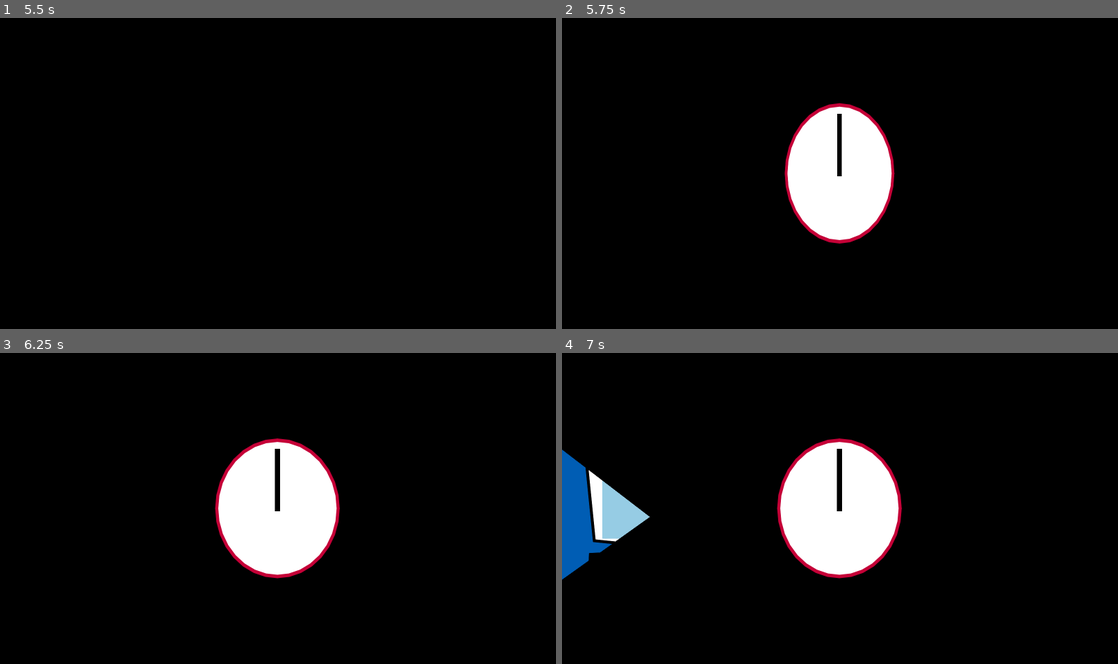
Above: before the commit, frames 1-4 (two rows, left to right).
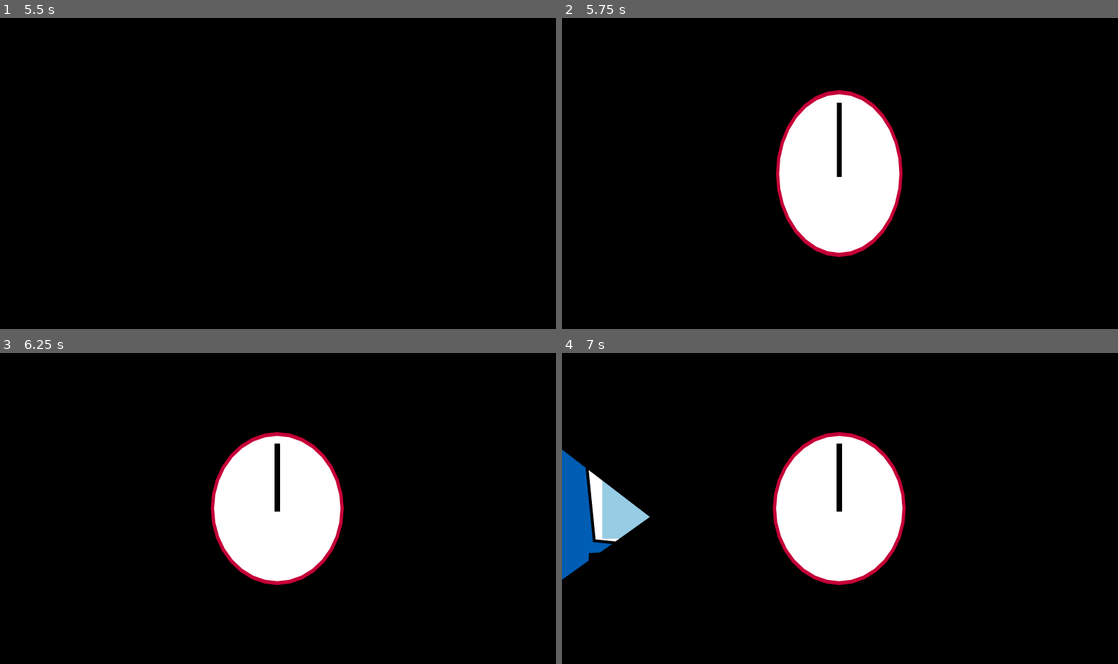
Above: after the commit, the same moments.

Repository: ZeRiz-R/cybersafe
Game: Godot game, scene res://test_dummy.tscn
The game is run twice, just before and just after one commit, with the same random seed, the same clock (stepped at 60 frames per second) and the same inputs.
Inputs:
- Up to frame 1 (5.5 s): click "EMAIL BUTTON" at 0.5 s; click "BACK BUTTON RETURN HOME" at 1.25 s; click "MESSAGES BUTTON" at 2 s; click "BACK BUTTON RETURN HOME" at 2.75 s; click "NEWS" at 3.5 s; click "MINIGAMES" at 4.25 s; click "ADVANCE TIME" at 5 s
- Up to frame 2 (5.75 s): no input
- Up to frame 3 (6.25 s): click "EMAIL BUTTON" at 5.75 s
- Up to frame 4 (7 s): click "testsender@test.co.uk" at 6.5 s

Frame 1 is identical in both runs. In frame 2, 3.4% of the frame differs, in the area x 38-62%, y 22-78%; in frame 3, 2.3%; in frame 4, 2.3%.

Commit message:
Added an alert system showing unread: - Messages - Emails
System stores a counter in the Stores global for each
When a decision is completed, the counter is reduced
Alerts are shown on the dashboard buttons when the counter is greater than 0
* Need to add a message queuing system *

Diff:
--- a/cybersafe-2/Scenes/dashboard.gd
+++ b/cybersafe-2/Scenes/dashboard.gd
@@ -14,12 +14,26 @@
 		index += 1
 
 	set_date()
+	ready_alerts()
 
 @onready var week_label: Label = $MarginContainer3/HBoxContainer/MarginContainer/VBoxContainer/PanelContainer/WeekLabel
 @onready var day_label: Label = $MarginContainer3/HBoxContainer/MarginContainer/VBoxContainer/PanelContainer/DayLabel
 func set_date():
 	week_label.text = "WEEK " + str(Calendar.get_date().x)
 	day_label.text = "DAY " + str(Calendar.get_date().y)
+
+@onready var alertEmail: TextureRect = $MarginContainer3/HBoxContainer/MarginContainer/VBoxContainer/HBoxContainer/EmailButton/Alert
+@onready var alertChat: TextureRect = $MarginContainer3/HBoxContainer/MarginContainer/VBoxContainer/HBoxContainer/MessagesButton/Alert
+func ready_alerts():
+	if Stores.unreadEmails > 0:
+		alertEmail.appear()
+	else:
+		alertEmail.disappear()
+
+	if Stores.unreadChats > 0:
+		alertChat.appear()
+	else:
+		alertChat.disappear()
 
 func get_progress_bars(node: Node, arr: Array):
 	var children = node.get_children()
--- a/cybersafe-2/Scenes/dashboard.tscn
+++ b/cybersafe-2/Scenes/dashboard.tscn
@@ -6,6 +6,7 @@
 [ext_resource type="StyleBox" uid="uid://q37ofqwrwb84" path="res://hover_button_style.tres" id="2_ly5nh"]
 [ext_resource type="StyleBox" uid="uid://b4v7tnml20sk0" path="res://base_button_style.tres" id="2_vyiww"]
 [ext_resource type="PackedScene" uid="uid://cike150wbqadn" path="res://meter_bar.tscn" id="6_kql8j"]
+[ext_resource type="PackedScene" uid="uid://davqlofgnkvuh" path="res://alert.tscn" id="6_nw0fu"]
 
 [sub_resource type="LabelSettings" id="LabelSettings_42qyo"]
 font_size = 35
@@ -222,6 +223,19 @@
 text = "EMAIL BUTTON"
 script = ExtResource("1_23vhs")
 
+[node name="Alert" parent="MarginContainer3/HBoxContainer/MarginContainer/VBoxContainer/HBoxContainer/EmailButton" instance=ExtResource("6_nw0fu")]
+top_level = false
+z_index = 1
+layout_mode = 1
+anchors_preset = -1
+anchor_left = 1.0
+anchor_right = 1.0
+offset_left = -88.0
+offset_top = -26.0
+offset_right = 40.0
+offset_bottom = 102.0
+grow_horizontal = 0
+
 [node name="MessagesButton" type="Button" parent="MarginContainer3/HBoxContainer/MarginContainer/VBoxContainer/HBoxContainer"]
 layout_mode = 2
 size_flags_horizontal = 3
@@ -230,6 +244,18 @@
 theme_override_styles/normal = SubResource("StyleBoxFlat_23vhs")
 text = "MESSAGES BUTTON"
 script = ExtResource("1_23vhs")
+
+[node name="Alert" parent="MarginContainer3/HBoxContainer/MarginContainer/VBoxContainer/HBoxContainer/MessagesButton" instance=ExtResource("6_nw0fu")]
+top_level = false
+layout_mode = 1
+anchors_preset = -1
+anchor_left = 1.0
+anchor_right = 1.0
+offset_left = -103.0
+offset_top = -23.0
+offset_right = 25.0
+offset_bottom = 105.0
+grow_horizontal = 0
 
 [node name="HBoxContainer2" type="HBoxContainer" parent="MarginContainer3/HBoxContainer/MarginContainer/VBoxContainer"]
 layout_mode = 2
--- a/cybersafe-2/Scenes/scene_transition.tscn
+++ b/cybersafe-2/Scenes/scene_transition.tscn
@@ -99,60 +99,36 @@
 "values": [-1.5708]
 }
 
-[sub_resource type="Animation" id="Animation_ae14o"]
-resource_name = "dissolve"
-length = 0.5
-tracks/0/type = "value"
-tracks/0/imported = false
-tracks/0/enabled = true
-tracks/0/path = NodePath("ColorRect:material:shader_parameter/progress")
-tracks/0/interp = 1
-tracks/0/loop_wrap = true
-tracks/0/keys = {
-"times": PackedFloat32Array(0, 0.5),
-"transitions": PackedFloat32Array(1, 1),
-"update": 0,
-"values": [0.0, 1.0]
-}
-tracks/1/type = "value"
-tracks/1/imported = false
-tracks/1/enabled = true
-tracks/1/path = NodePath("ColorRect:material:shader_parameter/reverse")
-tracks/1/interp = 1
-tracks/1/loop_wrap = true
-tracks/1/keys = {
-"times": PackedFloat32Array(0),
-"transitions": PackedFloat32Array(1),
-"update": 1,
-"values": [false]
-}
-
-[sub_resource type="Animation" id="Animation_vin40"]
-resource_name = "transition_out"
-length = 0.5
-tracks/0/type = "value"
-tracks/0/imported = false
-tracks/0/enabled = true
-tracks/0/path = NodePath("ColorRect:material:shader_parameter/progress")
-tracks/0/interp = 1
-tracks/0/loop_wrap = true
-tracks/0/keys = {
-"times": PackedFloat32Array(0, 0.5),
-"transitions": PackedFloat32Array(1, 1),
-"update": 0,
-"values": [0.0, 1.0]
-}
-tracks/1/type = "value"
-tracks/1/imported = false
-tracks/1/enabled = true
-tracks/1/path = NodePath("ColorRect:material:shader_parameter/reverse")
-tracks/1/interp = 1
-tracks/1/loop_wrap = true
-tracks/1/keys = {
-"times": PackedFloat32Array(0),
-"transitions": PackedFloat32Array(1),
-"update": 1,
-"values": [true]
+[sub_resource type="Animation" id="Animation_6nemr"]
+resource_name = "clock_ascend"
+length = 0.25
+tracks/0/type = "value"
+tracks/0/imported = false
+tracks/0/enabled = true
+tracks/0/path = NodePath("Clock:scale")
+tracks/0/interp = 2
+tracks/0/loop_wrap = true
+tracks/0/keys = {
+"times": PackedFloat32Array(0, 0.2, 0.25),
+"transitions": PackedFloat32Array(1, 1, 1),
+"update": 0,
+"values": [Vector2(1e-05, 1e-05), Vector2(1.215, 1.49), Vector2(1, 1)]
+}
+
+[sub_resource type="Animation" id="Animation_4k12m"]
+resource_name = "clock_spin"
+length = 0.5
+tracks/0/type = "value"
+tracks/0/imported = false
+tracks/0/enabled = true
+tracks/0/path = NodePath("Clock/ClockHand:rotation")
+tracks/0/interp = 2
+tracks/0/loop_wrap = true
+tracks/0/keys = {
+"times": PackedFloat32Array(0, 0.43, 0.5),
+"transitions": PackedFloat32Array(1, 1, 1),
+"update": 0,
+"values": [-1.5708, 5.06145, 4.71239]
 }
 
 [sub_resource type="Animation" id="Animation_8sxkv"]
@@ -207,36 +183,60 @@
 "times": PackedFloat32Array(0, 0.5)
 }
 
-[sub_resource type="Animation" id="Animation_6nemr"]
-resource_name = "clock_ascend"
-length = 0.25
-tracks/0/type = "value"
-tracks/0/imported = false
-tracks/0/enabled = true
-tracks/0/path = NodePath("Clock:scale")
-tracks/0/interp = 2
-tracks/0/loop_wrap = true
-tracks/0/keys = {
-"times": PackedFloat32Array(0, 0.2, 0.25),
-"transitions": PackedFloat32Array(1, 1, 1),
-"update": 0,
-"values": [Vector2(1e-05, 1e-05), Vector2(1.1, 1.31), Vector2(1, 1)]
-}
-
-[sub_resource type="Animation" id="Animation_4k12m"]
-resource_name = "clock_spin"
-length = 0.5
-tracks/0/type = "value"
-tracks/0/imported = false
-tracks/0/enabled = true
-tracks/0/path = NodePath("Clock/ClockHand:rotation")
-tracks/0/interp = 2
-tracks/0/loop_wrap = true
-tracks/0/keys = {
-"times": PackedFloat32Array(0, 0.43, 0.5),
-"transitions": PackedFloat32Array(1, 1, 1),
-"update": 0,
-"values": [-1.5708, 5.06145, 4.71239]
+[sub_resource type="Animation" id="Animation_ae14o"]
+resource_name = "dissolve"
+length = 0.5
+tracks/0/type = "value"
+tracks/0/imported = false
+tracks/0/enabled = true
+tracks/0/path = NodePath("ColorRect:material:shader_parameter/progress")
+tracks/0/interp = 1
+tracks/0/loop_wrap = true
+tracks/0/keys = {
+"times": PackedFloat32Array(0, 0.5),
+"transitions": PackedFloat32Array(1, 1),
+"update": 0,
+"values": [0.0, 1.0]
+}
+tracks/1/type = "value"
+tracks/1/imported = false
+tracks/1/enabled = true
+tracks/1/path = NodePath("ColorRect:material:shader_parameter/reverse")
+tracks/1/interp = 1
+tracks/1/loop_wrap = true
+tracks/1/keys = {
+"times": PackedFloat32Array(0),
+"transitions": PackedFloat32Array(1),
+"update": 1,
+"values": [false]
+}
+
+[sub_resource type="Animation" id="Animation_vin40"]
+resource_name = "transition_out"
+length = 0.5
+tracks/0/type = "value"
+tracks/0/imported = false
+tracks/0/enabled = true
+tracks/0/path = NodePath("ColorRect:material:shader_parameter/progress")
+tracks/0/interp = 1
+tracks/0/loop_wrap = true
+tracks/0/keys = {
+"times": PackedFloat32Array(0, 0.5),
+"transitions": PackedFloat32Array(1, 1),
+"update": 0,
+"values": [0.0, 1.0]
+}
+tracks/1/type = "value"
+tracks/1/imported = false
+tracks/1/enabled = true
+tracks/1/path = NodePath("ColorRect:material:shader_parameter/reverse")
+tracks/1/interp = 1
+tracks/1/loop_wrap = true
+tracks/1/keys = {
+"times": PackedFloat32Array(0),
+"transitions": PackedFloat32Array(1),
+"update": 1,
+"values": [true]
 }
 
 [sub_resource type="AnimationLibrary" id="AnimationLibrary_yjsvl"]
--- /dev/null
+++ b/cybersafe-2/alert.gd
@@ -0,0 +1,11 @@
+extends TextureRect
+
+@onready var anim_player: AnimationPlayer = $AnimationPlayer
+func appear():
+	visible = true
+	print("showing alert")
+	anim_player.play("appear")
+	anim_player.queue("loop")
+
+func disappear():
+	visible = false
--- /dev/null
+++ b/cybersafe-2/alert.tscn
@@ -0,0 +1,98 @@
+[gd_scene load_steps=7 format=3 uid="uid://davqlofgnkvuh"]
+
+[ext_resource type="Texture2D" uid="uid://degtcu5yvlrrn" path="res://Assets/red_bell_2.png" id="1_727io"]
+[ext_resource type="Script" uid="uid://4o06qjrlus1q" path="res://alert.gd" id="2_rmfhe"]
+
+[sub_resource type="Animation" id="Animation_rmfhe"]
+resource_name = "RESET"
+tracks/0/type = "value"
+tracks/0/imported = false
+tracks/0/enabled = true
+tracks/0/path = NodePath(".:scale")
+tracks/0/interp = 1
+tracks/0/loop_wrap = true
+tracks/0/keys = {
+"times": PackedFloat32Array(0),
+"transitions": PackedFloat32Array(1),
+"update": 0,
+"values": [Vector2(1, 1)]
+}
+tracks/1/type = "value"
+tracks/1/imported = false
+tracks/1/enabled = true
+tracks/1/path = NodePath(".:rotation")
+tracks/1/interp = 1
+tracks/1/loop_wrap = true
+tracks/1/keys = {
+"times": PackedFloat32Array(0),
+"transitions": PackedFloat32Array(1),
+"update": 0,
+"values": [0.0]
+}
+
+[sub_resource type="Animation" id="Animation_vj2oq"]
+resource_name = "appear"
+length = 0.75
+tracks/0/type = "value"
+tracks/0/imported = false
+tracks/0/enabled = true
+tracks/0/path = NodePath(".:scale")
+tracks/0/interp = 2
+tracks/0/loop_wrap = true
+tracks/0/keys = {
+"times": PackedFloat32Array(0.483333, 0.683333, 0.733333),
+"transitions": PackedFloat32Array(1, 1, 1),
+"update": 0,
+"values": [Vector2(1e-05, 1e-05), Vector2(1.1, 1.3), Vector2(1, 1)]
+}
+
+[sub_resource type="Animation" id="Animation_weq86"]
+resource_name = "loop"
+length = 1.5
+loop_mode = 1
+tracks/0/type = "value"
+tracks/0/imported = false
+tracks/0/enabled = true
+tracks/0/path = NodePath(".:rotation")
+tracks/0/interp = 2
+tracks/0/loop_wrap = true
+tracks/0/keys = {
+"times": PackedFloat32Array(0, 0.1, 0.2, 0.3, 0.4, 1.5),
+"transitions": PackedFloat32Array(1, 1, 1, 1, 1, 1e-05),
+"update": 0,
+"values": [0.0, 0.261799, 0.0, -0.261799, 0.0, 0.0]
+}
+tracks/1/type = "value"
+tracks/1/imported = false
+tracks/1/enabled = true
+tracks/1/path = NodePath(".:scale")
+tracks/1/interp = 1
+tracks/1/loop_wrap = true
+tracks/1/keys = {
+"times": PackedFloat32Array(0, 0.2, 0.4),
+"transitions": PackedFloat32Array(1, 1, 1),
+"update": 0,
+"values": [Vector2(1, 1), Vector2(1.05, 1.05), Vector2(1, 1)]
+}
+
+[sub_resource type="AnimationLibrary" id="AnimationLibrary_q2sg5"]
+_data = {
+&"RESET": SubResource("Animation_rmfhe"),
+&"appear": SubResource("Animation_vj2oq"),
+&"loop": SubResource("Animation_weq86")
+}
+
+[node name="Alert" type="TextureRect"]
+top_level = true
+offset_right = 128.0
+offset_bottom = 128.0
+pivot_offset = Vector2(64, 64)
+mouse_filter = 2
+texture = ExtResource("1_727io")
+expand_mode = 1
+script = ExtResource("2_rmfhe")
+
+[node name="AnimationPlayer" type="AnimationPlayer" parent="."]
+libraries = {
+&"": SubResource("AnimationLibrary_q2sg5")
+}
--- a/cybersafe-2/chat_decision.gd
+++ b/cybersafe-2/chat_decision.gd
@@ -7,3 +7,7 @@
 	super._init(_id, _prompt, _choices)
 	chatName = _chatName
 	messages = _messages
+
+func complete_decision():
+	super.complete_decision()
+	Stores.popUnreadChat()
--- a/cybersafe-2/email_decision.gd
+++ b/cybersafe-2/email_decision.gd
@@ -5,3 +5,7 @@
 func _init(_id: String, _prompt: String, _choices: Array[Choice], _email: Email):
 	super._init(_id, _prompt, _choices)
 	email = _email
+
+func complete_decision():
+	super.complete_decision()
+	Stores.popUnreadEmail()
--- a/cybersafe-2/stores.gd
+++ b/cybersafe-2/stores.gd
@@ -1,7 +1,10 @@
 extends Node
 
 var emailStore := []
+var unreadEmails := 0
+
 var chatStore := {}
+var unreadChats := 0
 var chatsInOrder := []
 
 var activeDecision: Decision
@@ -11,6 +14,7 @@
 
 func add_email(emailDecision: EmailDecision):
 	emailStore.append(emailDecision)
+	unreadEmails += 1
 
 func get_all_emails() -> Array:
 	return emailStore
@@ -30,7 +34,8 @@
 	var chatName = chatDecision.chatName
 	for message in chatDecision.messages:
 		add_message(chatName, message)
-	Stores.chatStore[chatName].currentDecision = chatDecision
+	chatStore[chatName].currentDecision = chatDecision
+	unreadChats += 1
 
 func add_chat(chat: Chat):
 	chatStore[chat.chatName] = chat
@@ -43,3 +48,9 @@
 
 func set_active_decision(decision: Decision):
 	activeDecision = decision
+
+func popUnreadEmail():
+	unreadEmails = min(unreadEmails - 1, 0)
+
+func popUnreadChat():
+	unreadChats = min(unreadChats - 1, 0)
Binary file added: cybersafe-2/Assets/red_bell.png
Not shown, added: cybersafe-2/Assets/red_bell.png.import
Binary file added: cybersafe-2/Assets/red_bell_2.png
Not shown, added: cybersafe-2/Assets/red_bell_2.png.import
Not shown: 1 places in cybersafe-2/Scenes/dashboard.tscn that only renumber resources
Not shown, added: cybersafe-2/alert.gd.uid
